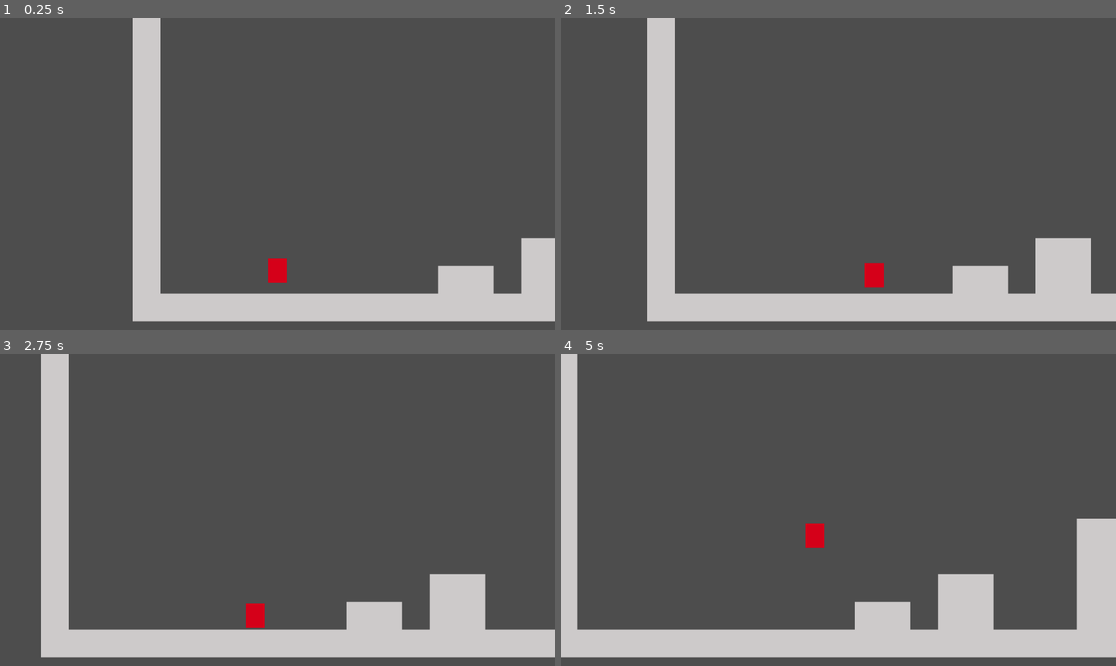
Above: before the commit, frames 1-4 (two rows, left to right).
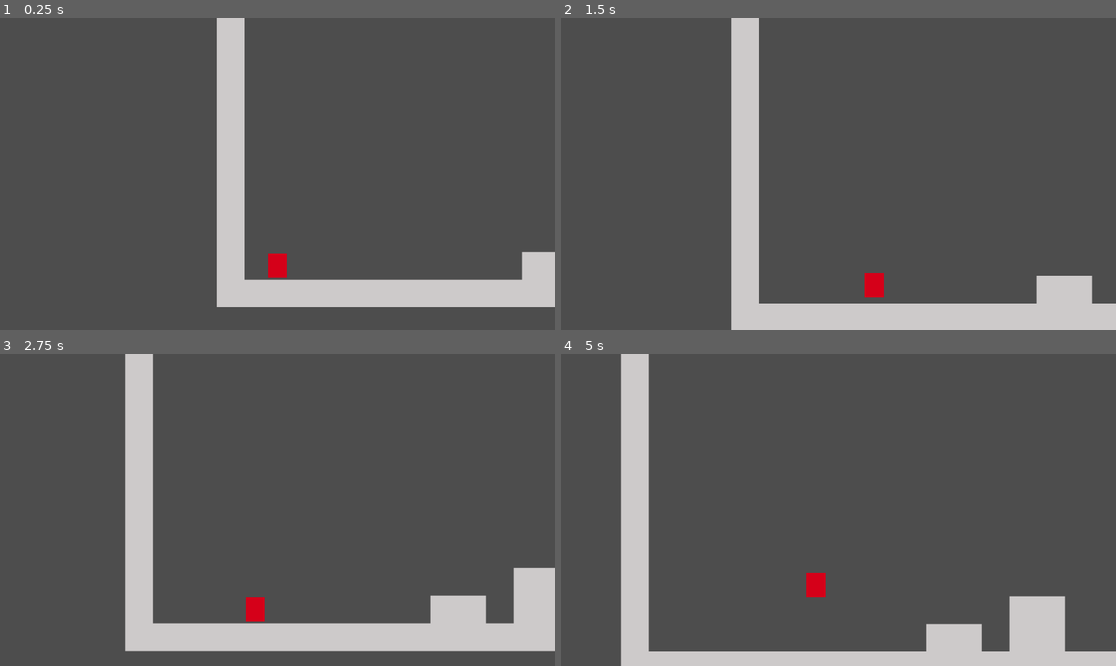
Above: after the commit, the same moments.

Repository: Ximandiv/gamejam-2026
Game: Godot game, scene res://Scenes/yisus_test_scene.tscn
Two runs of this game, one before a commit and one after it. Both use one fixed random seed, a clock stepped at 60 frames per second and the inputs below.
Inputs:
- Up to frame 1 (0.25 s): no input
- Up to frame 2 (1.5 s): hold Right (right) from 0.53 s (still down); tap Space (jump) at 0.77 s
- Up to frame 3 (2.75 s): tap Space (jump) at 1.52 s; release Right (right) at 2.03 s; hold Left (left) from 2.03 s (still down)
- Up to frame 4 (5 s): release Left (left) at 2.78 s; hold Right (right) 2.78-4.28 s; tap Space (jump) at 3.02, 3.77, 4.52 s; hold Left (left) from 4.28 s (still down)

The runs differ from the first frame. In frame 1, 16% of the frame differs, in the area x 23-100%, y 0-98%; in frame 2, 16%; in frame 3, 16%; in frame 4, 22%, in the area x 0-100%, y 0-100%.

Commit message:
Fixes issue with camera Y offset

Diff:
--- a/Scenes/Player/player.tscn
+++ b/Scenes/Player/player.tscn
@@ -1,6 +1,6 @@
 [gd_scene format=3 uid="uid://cgo4svi4wqvx5"]
 
-[ext_resource type="Script" uid="uid://siqecrqe6t24" path="res://Scripts/Player/PlayerMovement.gd" id="1_eu8fj"]
+[ext_resource type="Script" uid="uid://siqecrqe6t24" path="res://Scripts/Player/player_movement.gd" id="1_eu8fj"]
 
 [sub_resource type="RectangleShape2D" id="RectangleShape2D_kwpoq"]
 size = Vector2(32, 32)
@@ -37,7 +37,8 @@
 shape = SubResource("RectangleShape2D_u4u6t")
 
 [node name="Camera2D" type="Camera2D" parent="." unique_id=641065318]
+offset = Vector2(0, -100)
 zoom = Vector2(3, 3)
-limit_bottom = 650
 position_smoothing_enabled = true
 position_smoothing_speed = 2.0
+editor_draw_limits = true
--- a/Scenes/emmanuel_test_scene.tscn
+++ b/Scenes/emmanuel_test_scene.tscn
@@ -5,7 +5,10 @@
 [sub_resource type="RectangleShape2D" id="RectangleShape2D_rgrpr"]
 size = Vector2(1.0056374, 1.0139966)
 
-[sub_resource type="PlaceholderTexture2D" id="PlaceholderTexture2D_1lh5y"]
+[sub_resource type="Gradient" id="Gradient_4ghb3"]
+
+[sub_resource type="GradientTexture2D" id="GradientTexture2D_rgrpr"]
+gradient = SubResource("Gradient_4ghb3")
 
 [sub_resource type="RectangleShape2D" id="RectangleShape2D_ssx8l"]
 
@@ -28,8 +31,9 @@
 metadata/_edit_group_ = true
 
 [node name="Sprite2D" type="Sprite2D" parent="Area2D" unique_id=1914526836]
-scale = Vector2(20, 20)
-texture = SubResource("PlaceholderTexture2D_1lh5y")
+position = Vector2(0.12499809, -9.536743e-07)
+scale = Vector2(0.31328124, 0.29999998)
+texture = SubResource("GradientTexture2D_rgrpr")
 
 [node name="CollisionShape2D" type="CollisionShape2D" parent="Area2D" unique_id=245533248]
 shape = SubResource("RectangleShape2D_ssx8l")
--- a/Scenes/yisus_test_scene.tscn
+++ b/Scenes/yisus_test_scene.tscn
@@ -21,11 +21,11 @@
 physics_layer_0/collision_layer = 1
 sources/0 = SubResource("TileSetAtlasSource_vrbon")
 
-[node name="level _test" type="Node2D" unique_id=617657900]
+[node name="yisus_test_scene" type="Node2D" unique_id=617657900]
 
 [node name="TileMapLayer" type="TileMapLayer" parent="." unique_id=898389874]
 tile_map_data = PackedByteArray("AAAAAAAAAAAAAAEAAAABAAAAAAAAAAEAAAACAAAAAAAAAAEAAAADAAAAAAAAAAEAAAAEAAAAAAAAAAEAAAAFAA …(1872 unchanged characters)…
 tile_set = SubResource("TileSet_ikbbk")
 
-[node name="player" parent="." unique_id=766591790 instance=ExtResource("2_ikbbk")]
-position = Vector2(167, 553)
+[node name="player" parent="." unique_id=766591790 instance=ExtResource("2_xudlo")]
+position = Vector2(70, 584)
--- a/Scripts/Player/player_camera/camera_2d.gd
+++ /dev/null
@@ -1,6 +0,0 @@
-extends Camera2D
-
-@export var player : Node2D
-
-func _process(delta: float) -> void:
-	position = player.position
Not shown: 1 places in Scenes/yisus_test_scene.tscn that only renumber resources
Not shown, removed: Scripts/Player/player_camera/camera_2d.gd.uid
Renamed: Scripts/Player/PlayerMovement.gd -> Scripts/Player/player_movement.gd
Renamed: Scripts/Player/PlayerMovement.gd.uid -> Scripts/Player/player_movement.gd.uid
